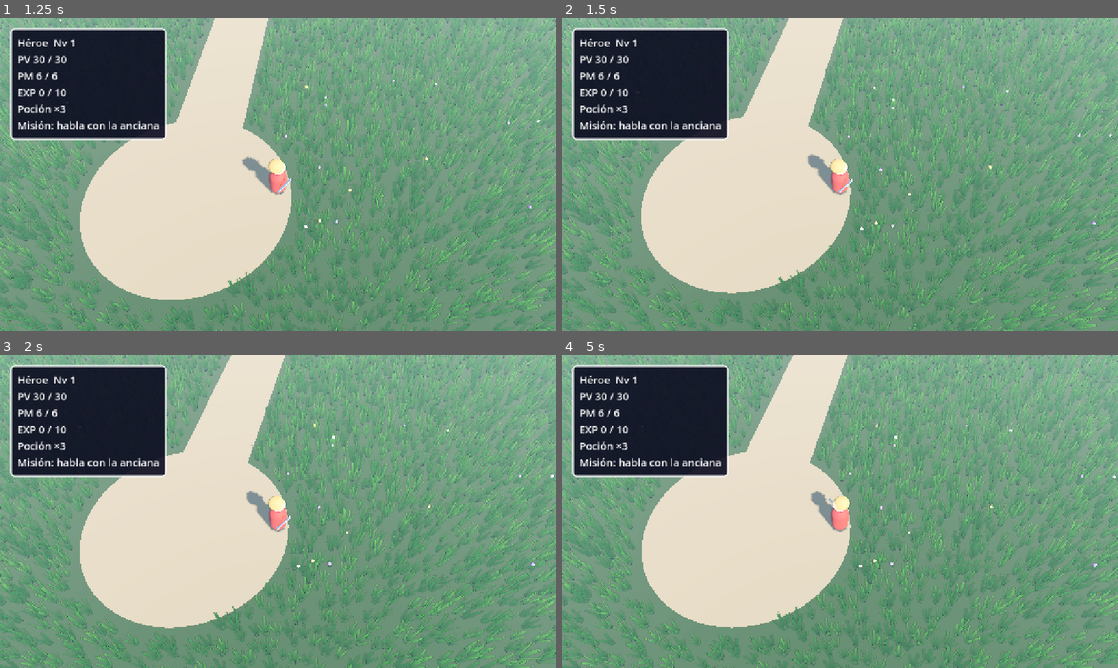
Above: before the commit, frames 1-4 (two rows, left to right).
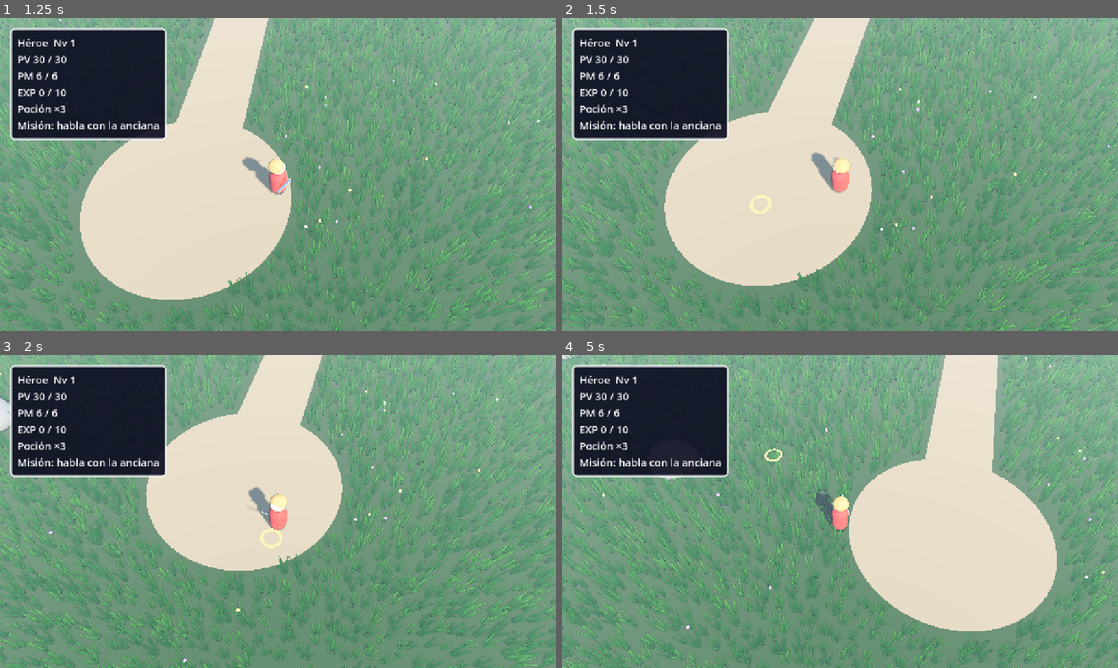
Above: after the commit, the same moments.

Repository: apergas/rpg-turnos
Game: Godot game, scene res://scenes/game/game.tscn
Two runs of this game, one before a commit and one after it. Both use one fixed random seed, a clock stepped at 60 frames per second and the inputs below.
Inputs (mouse positions are in pixels of both pictures, inside the frame that each line leads up to):
- Up to frame 1 (1.25 s): tap Enter (ui_accept) at 0.5 s; move the mouse to (400, 158) at 0.52 s; hold D from 0.53 s (still down); hold Enter (ui_accept) from 0.53 s (still down); click (400, 158) at 0.67 s
- Up to frame 2 (1.5 s): release D at 1.25 s; release Enter (ui_accept) at 1.25 s; drag from (728, 190) to (812, 237) at 1.27 s
- Up to frame 3 (2 s): no input
- Up to frame 4 (5 s): move the mouse to (895, 442) at 2.02 s; hold D 2.03-2.75 s; hold Enter (ui_accept) 2.03-2.75 s; click (895, 442) at 2.17 s; drag from (812, 574) to (673, 464) at 2.77 s; move the mouse to (1006, 558) at 3.52 s; hold A 3.53-4.25 s; hold Enter (ui_accept) 3.53-4.25 s; click (1006, 558) at 3.67 s; drag from (673, 464) to (756, 433) at 4.27 s

Frame 1 is identical in both runs. In frame 2, 31% of the frame differs, in the area x 0-100%, y 0-100%; in frame 3, 39%; in frame 4, 57%.

Commit message:
Walk to a clicked or tapped spot, with a marker, and talk by tapping the old woman

Diff:
--- a/scripts/world/player.gd
+++ b/scripts/world/player.gd
@@ -1,7 +1,8 @@
 class_name Player extends CharacterBody3D
 ## Hero on the world map. Moves with WASD / arrows in screen axes (the top-down camera
-## never turns: up is north, -Z), turns smoothly toward where it walks and bobs while
-## moving. Its model is a BattleActor.
+## never turns: up is north, -Z), or walks to a point given by move_to() (a click or
+## tap on the ground; keys cancel it). Turns smoothly toward where it walks and bobs
+## while moving. Its model is a BattleActor.
 ## With `-- --autoplay` it walks AUTOPLAY_ROUTE in a loop instead of reading keys.
 
 const ACTOR_SCENE := preload("res://scenes/battle/battle_actor.tscn")
@@ -25,14 +26,22 @@
 	Vector3(-6, 0, 18),
 ]
 const ROUTE_REACHED := 0.6
+## How close to a move_to() point counts as arrived.
+const TARGET_REACHED := 0.3
+## A move_to() walk gives up after this many frames moving under a quarter of SPEED
+## (walking into a rock or a wall).
+const STUCK_FRAMES := 12
 
 var input_enabled := true
 ## Horizontal meters moved during the last physics frame.
 var last_step_m := 0.0
+## Point being walked to after a click or tap (y = 0); null when there is none.
+var move_target: Variant = null
 
 var _model: BattleActor
 var _autoplay := false
 var _route_index := 0
+var _stuck_frames := 0
 var _bob_tween: Tween
 var _gravity: float = ProjectSettings.get_setting("physics/3d/default_gravity")
 
@@ -57,9 +66,19 @@
 	velocity = Vector3.ZERO
 	_model.rotation.y = facing_yaw
 	last_step_m = 0.0
+	move_target = null
+
+
+## Walks to point (only its X and Z count) until it arrives, gets stuck or a key is
+## pressed.
+func move_to(point: Vector3) -> void:
+	move_target = Vector3(point.x, 0.0, point.z)
+	_stuck_frames = 0
 
 
 func _physics_process(delta: float) -> void:
+	if not input_enabled:
+		move_target = null
 	var dir := _wanted_direction() if input_enabled else Vector3.ZERO
 	velocity.x = dir.x * SPEED
 	velocity.z = dir.z * SPEED
@@ -72,6 +91,10 @@
 	var moved := global_position - before
 	moved.y = 0.0
 	last_step_m = moved.length()
+	if move_target != null and dir != Vector3.ZERO:
+		_stuck_frames = _stuck_frames + 1 if last_step_m < SPEED * delta * 0.25 else 0
+		if _stuck_frames > STUCK_FRAMES:
+			move_target = null
 	if dir != Vector3.ZERO:
 		var target_yaw := atan2(-dir.x, -dir.z)  # the model faces -Z
 		_model.rotation.y = lerp_angle(_model.rotation.y, target_yaw, minf(1.0, TURN_SPEED * delta))
@@ -91,10 +114,22 @@
 	if Input.is_physical_key_pressed(KEY_S) or Input.is_physical_key_pressed(KEY_DOWN):
 		keys.y += 1.0
 	if keys == Vector2.ZERO:
-		return Vector3.ZERO
+		return _target_direction()
+	move_target = null
 	keys = keys.normalized()
 	# The camera sits south of the player looking north: screen up is -Z, right is +X.
 	return Vector3(keys.x, 0.0, keys.y)
+
+
+func _target_direction() -> Vector3:
+	if move_target == null:
+		return Vector3.ZERO
+	var to_goal: Vector3 = move_target - global_position
+	to_goal.y = 0.0
+	if to_goal.length() < TARGET_REACHED:
+		move_target = null
+		return Vector3.ZERO
+	return to_goal.normalized()
 
 
 func _route_direction() -> Vector3:
--- a/scripts/world/world.gd
+++ b/scripts/world/world.gd
@@ -1,7 +1,9 @@
 class_name World extends Node3D
 ## World map: field, village, player, follow camera, status window and random
-## encounters. Next to the old woman Enter / Space asks to talk (talk_requested); with
-## the Rey Slime present, walking into it starts the boss battle. Encounters emit
+## encounters. A click or tap on the ground (held and dragged too) walks the player
+## there, with a marker on the spot. Next to the old woman Enter / Space asks to talk
+## (talk_requested); a click or tap on her walks there and talks on arrival. With the
+## Rey Slime present, walking into it starts the boss battle. Encounters emit
 ## encounter_triggered(boss) and freeze the player until set_active(true). Run on its
 ## own (res://scenes/world/world.tscn) it prints each encounter and goes on.
 
@@ -16,7 +18,10 @@
 ## How close the player must be to talk to the old woman / to run into the boss.
 const TALK_RADIUS := 2.5
 const BOSS_RADIUS := 2.5
-const PROMPT_TEXT := "Enter: hablar"
+## A click or tap this close to the old woman means "go and talk to her".
+const NPC_TAP_RADIUS := 1.2
+const PROMPT_TEXT := "Enter o toca: hablar"
+const MARKER_COLOR := Color(1.0, 0.9, 0.4)
 
 var _rng := RandomNumberGenerator.new()
 var _meter: EncounterMeter
@@ -40,6 +45,9 @@
 var _waiting := false
 var _talking := false
 var _was_near := false
+## Set by a click or tap on the old woman: talk as soon as she is in reach.
+var _talk_on_arrival := false
+var _marker: MeshInstance3D
 
 
 func _ready() -> void:
@@ -55,6 +63,7 @@
 	_camera = FollowCamera.new()
 	add_child(_camera)
 	_camera.target = _player
+	_marker = _build_marker()
 	_build_ui()
 	respawn()
 	_camera.current = true
@@ -66,6 +75,9 @@
 
 func _physics_process(_delta: float) -> void:
 	Vegetation.set_pusher(_grass, _player.global_position)
+	_marker.visible = _player.move_target != null
+	if _marker.visible:
+		_marker.position = _player.move_target
 	if _waiting or _talking:
 		return
 	var pos := _player.global_position
@@ -78,17 +90,46 @@
 		return
 	var near := _flat_distance(pos, WorldStage.NPC_POS) <= TALK_RADIUS
 	_prompt.visible = near
-	if near and not _was_near and _autoplay:
+	if near and _talk_on_arrival:
+		_talk_on_arrival = false
+		_player.move_target = null
+		talk_requested.emit()
+	elif near and not _was_near and _autoplay:
 		talk_requested.emit()
 	_was_near = near
 
 
 func _unhandled_input(event: InputEvent) -> void:
-	if _waiting or _talking or not _prompt.visible:
-		return
-	if event.is_action_pressed("ui_accept") and not event.is_echo():
+	if _waiting or _talking:
+		return
+	if _prompt.visible and event.is_action_pressed("ui_accept") and not event.is_echo():
 		get_viewport().set_input_as_handled()
 		talk_requested.emit()
+		return
+	var point: Variant = _pointer_on_ground(event)
+	if point == null:
+		return
+	get_viewport().set_input_as_handled()
+	if event is InputEventMouseButton:
+		_talk_on_arrival = _flat_distance(point, WorldStage.NPC_POS) <= NPC_TAP_RADIUS
+	_player.move_to(point)
+
+
+## Where a left click, a drag with the left button held, or a tap (the engine turns
+## touches into mouse events) hits the ground plane; null for any other event.
+func _pointer_on_ground(event: InputEvent) -> Variant:
+	var screen: Vector2
+	var button := event as InputEventMouseButton
+	var motion := event as InputEventMouseMotion
+	if button != null and button.pressed and button.button_index == MOUSE_BUTTON_LEFT:
+		screen = button.position
+	elif motion != null and motion.button_mask & MOUSE_BUTTON_MASK_LEFT:
+		screen = motion.position
+	else:
+		return null
+	var ground := Plane(Vector3.UP, 0.0)
+	return ground.intersects_ray(_camera.project_ray_origin(screen),
+		_camera.project_ray_normal(screen))
 
 
 ## Hidden and frozen while a battle is on top; back on, the encounter grace restarts.
@@ -168,6 +209,27 @@
 func _on_standalone_talk() -> void:
 	var lines: Array[String] = ["Hola, viajero."]
 	await show_dialogue(Quest.NPC_NAME, lines)
+
+
+## Flat ring on the spot the player walks to. Drawn on top of everything, so the tall
+## grass never hides it.
+func _build_marker() -> MeshInstance3D:
+	var ring := TorusMesh.new()
+	ring.inner_radius = 0.3
+	ring.outer_radius = 0.42
+	ring.rings = 16
+	ring.ring_segments = 4
+	var material := StandardMaterial3D.new()
+	material.shading_mode = BaseMaterial3D.SHADING_MODE_UNSHADED
+	material.albedo_color = MARKER_COLOR
+	material.no_depth_test = true
+	var marker := MeshInstance3D.new()
+	marker.mesh = ring
+	marker.material_override = material
+	marker.cast_shadow = GeometryInstance3D.SHADOW_CASTING_SETTING_OFF
+	marker.visible = false
+	add_child(marker)
+	return marker
 
 
 ## A village figure: a BattleActor on a cylinder collider, facing south (toward the
Not shown, changed: CLAUDE.md
